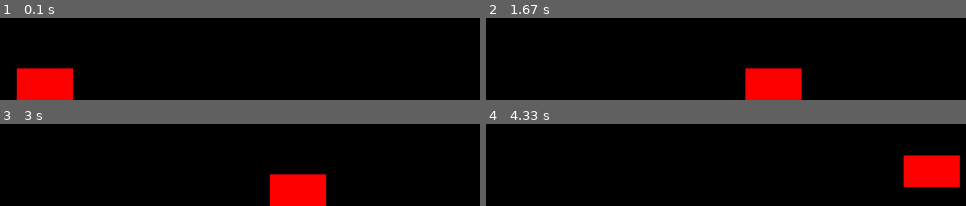
Above: before the commit, frames 1-4 (two rows, left to right).
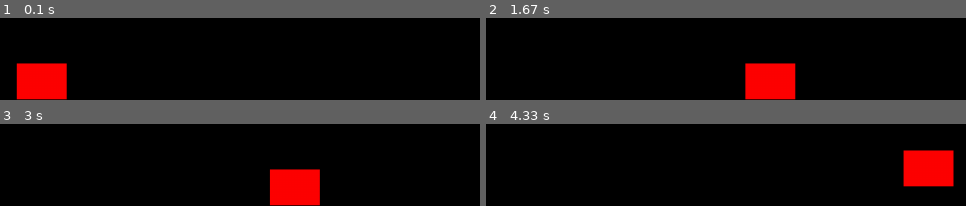
Above: after the commit, the same moments.

Repository: BrianCarducci/pygame-fun
Game: pygame game, started from main.py
The game is run twice, just before and just after one commit, with the same random seed, the same clock (stepped at 60 frames per second) and the same inputs.
Inputs:
- Up to frame 1 (0.1 s): no input
- Up to frame 2 (1.67 s): hold Right 0.33-0.8 s; hold Right 0.83-1.3 s; tap Space at 0.9, 1.2, 1.4 s; hold Left from 1.33 s (still down)
- Up to frame 3 (3 s): tap Space at 1.7, 1.97, 2.27, 2.4, 2.7 s; release Left at 1.87 s; hold Left 1.9-2.3 s; hold Right 2.33-2.97 s
- Up to frame 4 (4.33 s): hold Left 3-3.47 s; tap Space at 3.07, 3.37, 3.57, 3.87, 4.07 s; hold Right 3.5-3.97 s; hold Right from 4 s (still down)

The runs differ from the first frame. In frame 1, 1.5% of the frame differs, in the area x 3-16%, y 54-100%; in frame 2, 1.5%; in frame 3, 1.5%, in the area x 56-69%, y 54-100%; in frame 4, 1.5%.

Commit message:
Think I'm just gonna force full screen

Diff:
--- a/main.py
+++ b/main.py
@@ -14,7 +14,7 @@
 
     # GAME_FONT = pygame.freetype.Font("", 24)
 
-    os.environ['SDL_VIDEO_WINDOW_POS'] = str(0) + "," + str(20)
+    # os.environ['SDL_VIDEO_WINDOW_POS'] = str(0) + "," + str(20)
 
     GAME_FONT = pygame.font.Font(pygame.font.get_default_font(), 25)
 
@@ -24,12 +24,12 @@
 
     game_state = State.PLAYING
 
-    win = pygame.display.set_mode((WINDOW_WIDTH, WINDOW_HEIGHT), pygame.RESIZABLE)
+    win = pygame.display.set_mode((WINDOW_WIDTH, WINDOW_HEIGHT), pygame.FULLSCREEN)
     pygame.display.set_caption("My Game")
     pygame.init()
 
-    width = WINDOW_WIDTH/16
-    height = WINDOW_HEIGHT/16
+    width = WINDOW_WIDTH/18
+    height = WINDOW_HEIGHT/14
     x = 250
     y = WINDOW_HEIGHT - height
     vel = 15
